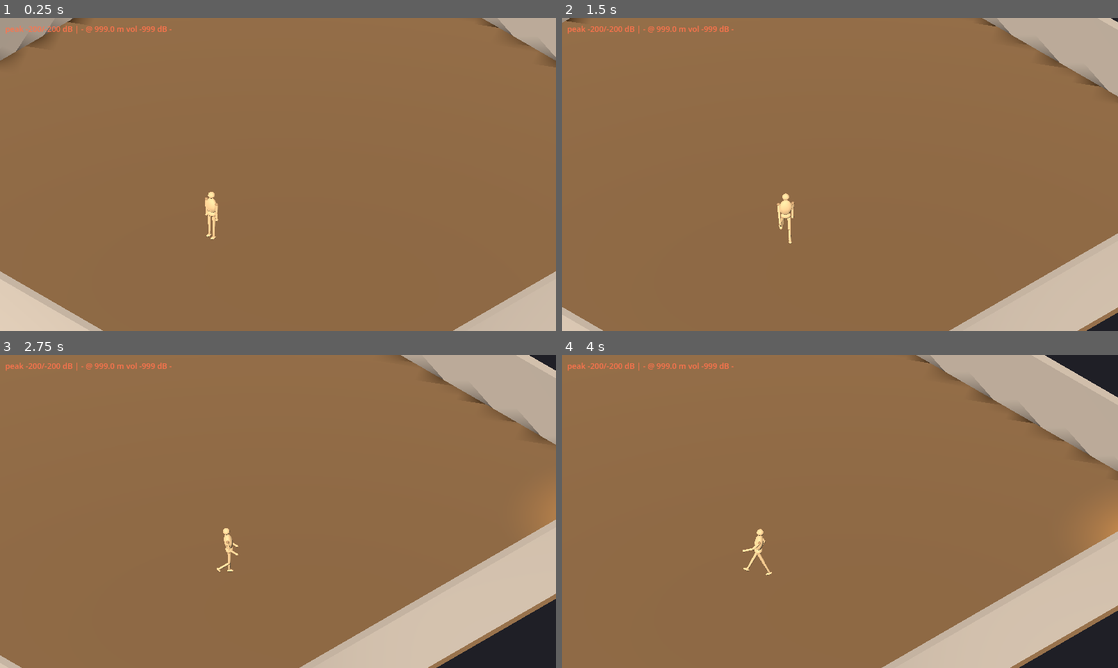
Above: before the commit, frames 1-4 (two rows, left to right).
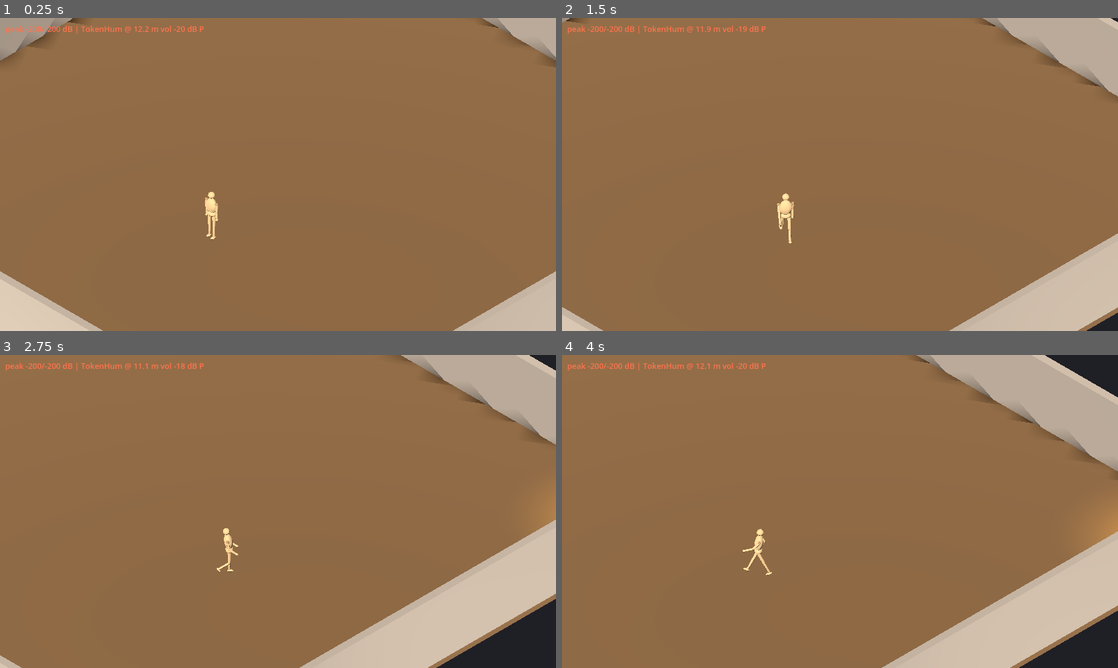
Above: after the commit, the same moments.

Repository: hieubqdsm/crime-in-clock-tower
Game: Godot game, scene res://scenes/main/Main.tscn
Two runs of this game, one before a commit and one after it. Both use one fixed random seed, a clock stepped at 60 frames per second and the inputs below.
Inputs:
- Up to frame 1 (0.25 s): no input
- Up to frame 2 (1.5 s): hold D (move_right) 0.53-1.28 s; hold Shift (fast_walk) 0.53-1.28 s; hold S (move_down) from 1.28 s (still down); tap Ctrl (sprint) at 1.35 s
- Up to frame 3 (2.75 s): release S (move_down) at 2.03 s; hold D (move_right) from 2.03 s (still down); hold Shift (fast_walk) from 2.03 s (still down)
- Up to frame 4 (4 s): release D (move_right) at 2.78 s; release Shift (fast_walk) at 2.78 s; hold W (move_up) 2.78-3.53 s; tap Ctrl (sprint) at 2.85 s; hold A (move_left) from 3.53 s (still down); hold Shift (fast_walk) from 3.53 s (still down)

The runs differ from the first frame. In frame 1, 0.2% of the frame differs, in the area x 14-37%, y 2-5%; in frame 2, 0.2%; in frame 3, 0.2%; in frame 4, 0.2%.
Error before the commit: Parse Error: Cannot infer the type of "frames" variable because the value doesn't have a set type. (res://scenes/token/sound_token.gd:38)

Commit message:
F-002: fix cast for loop-range computation (parse error); re-verified

Diff:
--- a/scenes/token/sound_token.gd
+++ b/scenes/token/sound_token.gd
@@ -35,10 +35,11 @@
 	# a ZERO-LENGTH loop (begin=0..end=0) — the mixer emits no samples while
 	# `playing` stays true (silent on every platform, peak -200 forever).
 	if stream is AudioStreamWAV and stream.loop_mode == AudioStreamWAV.LOOP_DISABLED:
-		var frames := stream.data.size() / 2 / (2 if stream.stereo else 1)
-		stream.loop_begin = 0
-		stream.loop_end = frames - 1
-		stream.loop_mode = AudioStreamWAV.LOOP_FORWARD
+		var wav := stream as AudioStreamWAV
+		var frames := wav.data.size() / 2 / (2 if wav.stereo else 1)
+		wav.loop_begin = 0
+		wav.loop_end = frames - 1
+		wav.loop_mode = AudioStreamWAV.LOOP_FORWARD
 	if stream is AudioStreamMP3 and not stream.loop:
 		stream.loop = true
 	_audio = AudioStreamPlayer.new()
